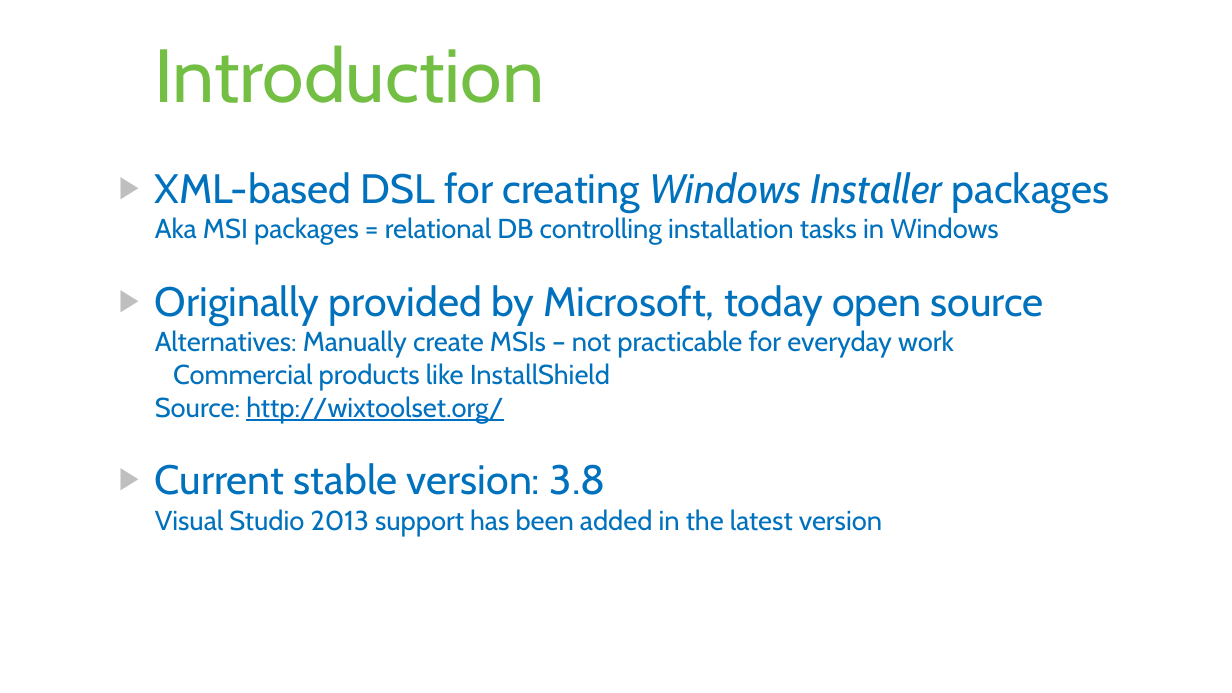
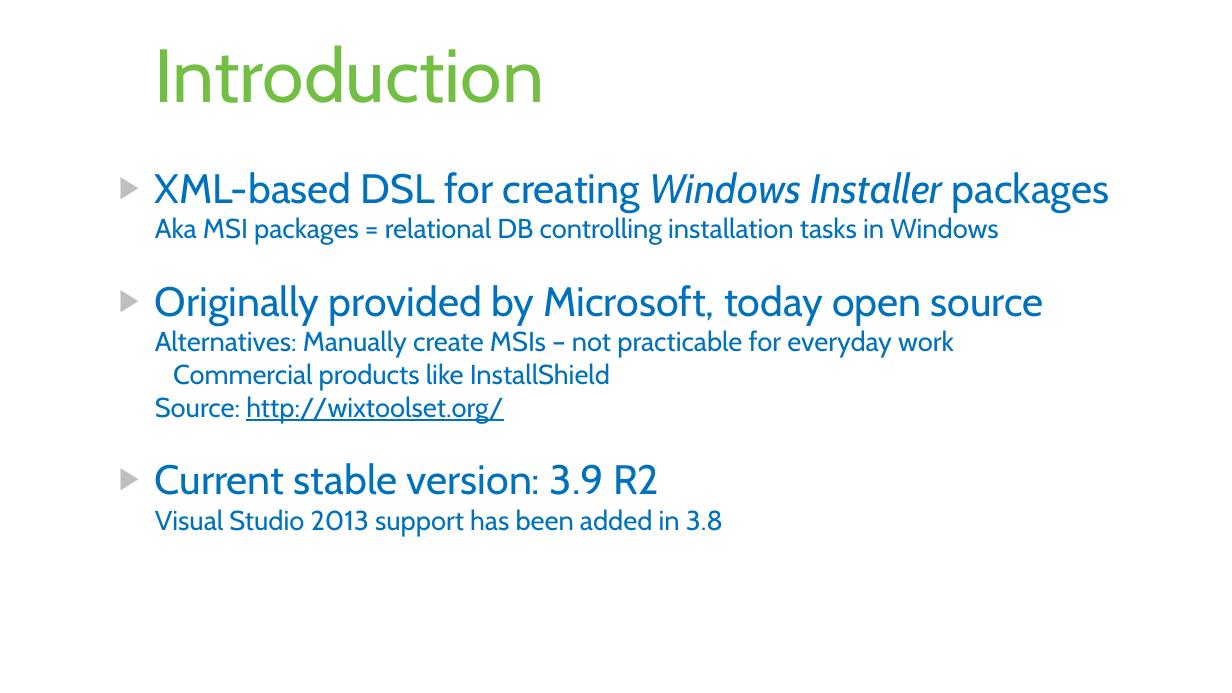
Before and after one commit to rstropek/Samples, a slide deck: slide 7 of WiXSamples/Slides/WiX - Installer Framework.pptx. Drawn at 1232x693 pixels with LibreOffice and Linux fonts; fonts in the diff are those of the drawing. Boxes give left, top, right and bottom in pixels: in the first picture for what was removed or moved away, otherwise in the second. Text is boxed around its words. In the diff, an @@ line names an element or a change of style, - is before the commit and + after.

Commit message:
Fixes in slides

```diff
--- a/WiXSamples/Slides/WiX - Installer Framework.pptx
+++ b/WiXSamples/Slides/WiX - Installer Framework.pptx
@@ text at [155, 463, 723, 536]: text changed @@
-▶ Current stable version: 3.8
-  Visual Studio 2013 support has been added in the latest version
+▶ Current stable version: 3.9 R2
+  Visual Studio 2013 support has been added in 3.8
```
